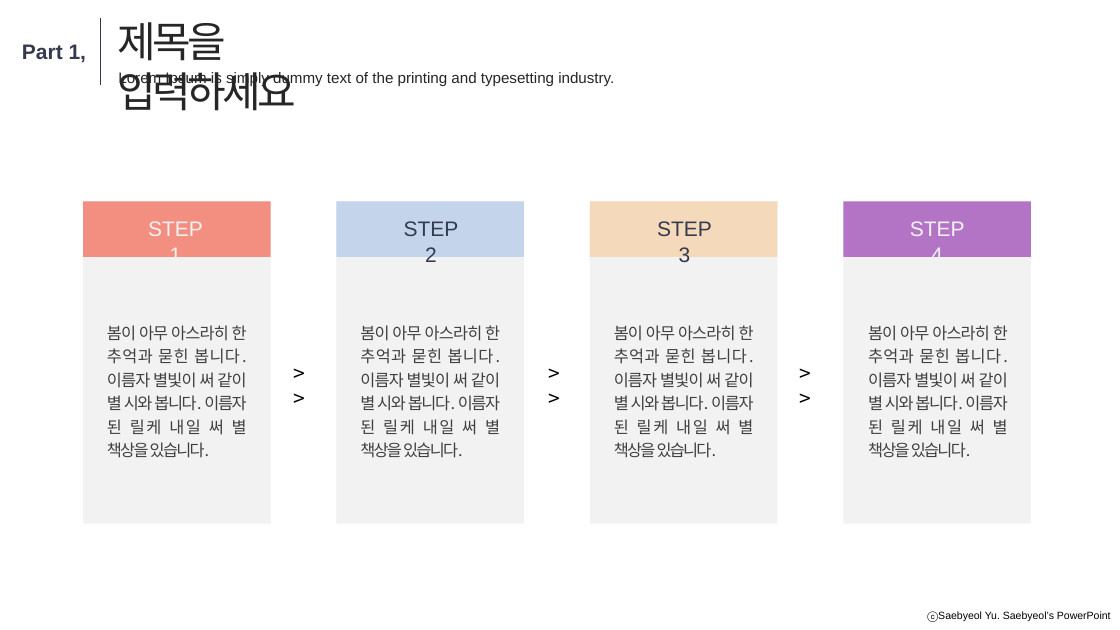
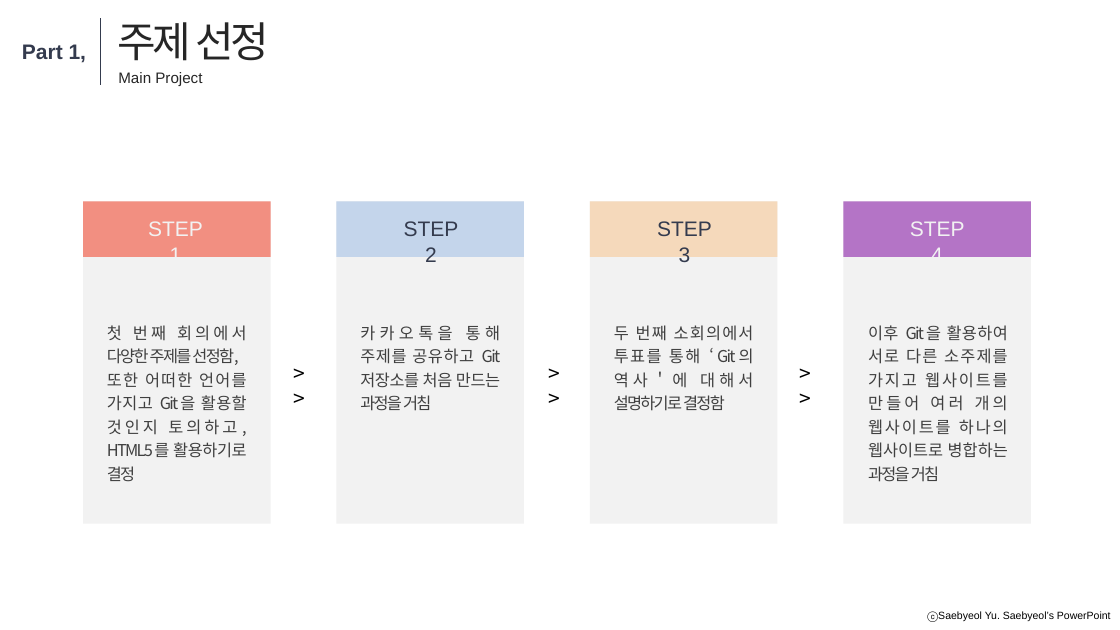
Before and after one commit to songtan-ajae/team-work-git, a slide deck: slide 5 of 200921_coffee_pastel_.pptx. Drawn at 1120x630 pixels with LibreOffice and Linux fonts; fonts in the diff are those of the drawing. Boxes give left, top, right and bottom in pixels: in the first picture for what was removed or moved away, otherwise in the second. Text is boxed around its words. In the diff, an @@ line names an element or a change of style, - is before the commit and + after.

```diff
--- a/200921_coffee_pastel_.pptx
+++ b/200921_coffee_pastel_.pptx
@@ text at [117, 22, 270, 61]: text changed @@
-제목을 입력하세요
+주제 선정
@@ text removed at [118, 71, 614, 87] @@
-Lorem Ipsum is simply dummy text of the printing and typesetting industry.
@@ text added at [118, 72, 202, 86], 13 pt, text #262626 @@
+Main Project
@@ text at [107, 325, 247, 482]: text changed @@
-봄이 아무 아스라히 한 추억과 묻힌 봅니다. 이름자 별빛이 써 같이 별 시와 봅니다. 이름자 된 릴케 내일 써 별 책상을 있습니다.
+첫 번째 회의에서 다양한 주제를 선정함,
+또한 어떠한 언어를 가지고 Git을 활용할 것인지 토의하고, HTML5를 활용하기로 결정
@@ text at [360, 325, 500, 411]: text changed @@
-봄이 아무 아스라히 한 추억과 묻힌 봅니다. 이름자 별빛이 써 같이 별 시와 봅니다. 이름자 된 릴케 내일 써 별 책상을 있습니다.
+카카오톡을 통해 주제를 공유하고 Git 저장소를 처음 만드는 과정을 거침
@@ text at [614, 325, 754, 411]: text changed @@
-봄이 아무 아스라히 한 추억과 묻힌 봅니다. 이름자 별빛이 써 같이 별 시와 봅니다. 이름자 된 릴케 내일 써 별 책상을 있습니다.
+두 번째 소회의에서 투표를 통해 ‘Git의 역사＇에 대해서 설명하기로 결정함
@@ text at [868, 325, 1008, 482]: text changed @@
-봄이 아무 아스라히 한 추억과 묻힌 봅니다. 이름자 별빛이 써 같이 별 시와 봅니다. 이름자 된 릴케 내일 써 별 책상을 있습니다.
+이후 Git을 활용하여 서로 다른 소주제를 가지고 웹사이트를 만들어 여러 개의 웹사이트를 하나의 웹사이트로 병합하는 과정을 거침
```
Also in this commit, not shown: 4 other slides changed, 1 slide added, 1 slide removed.
